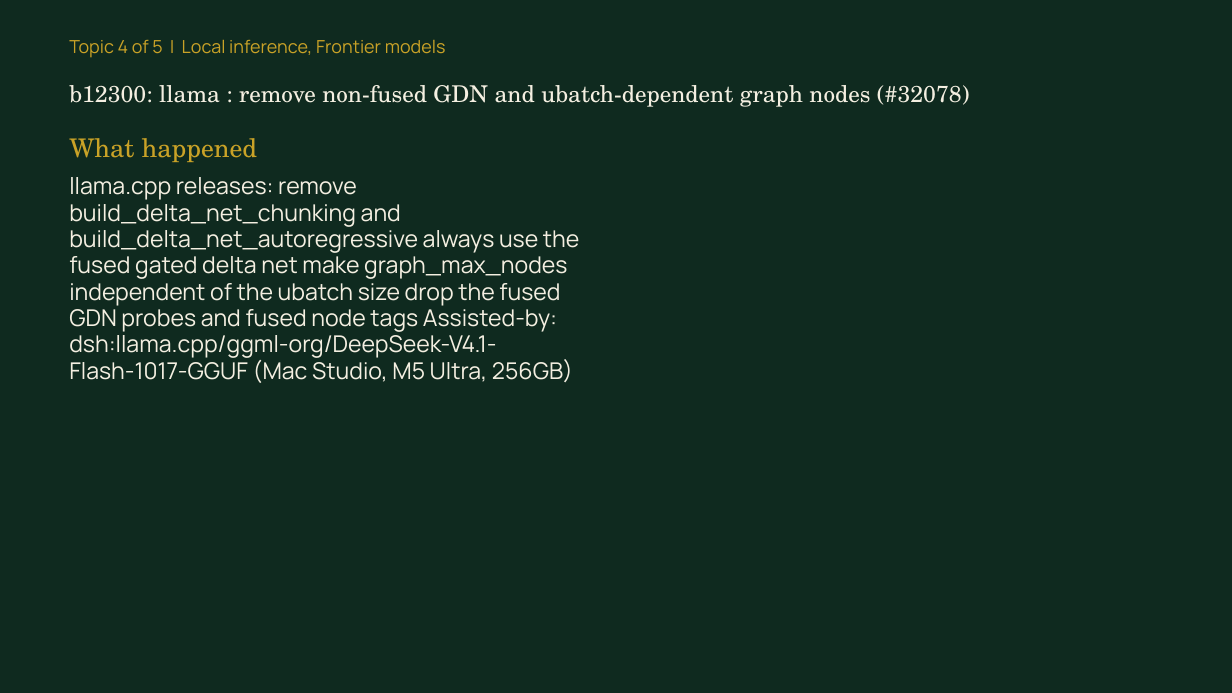
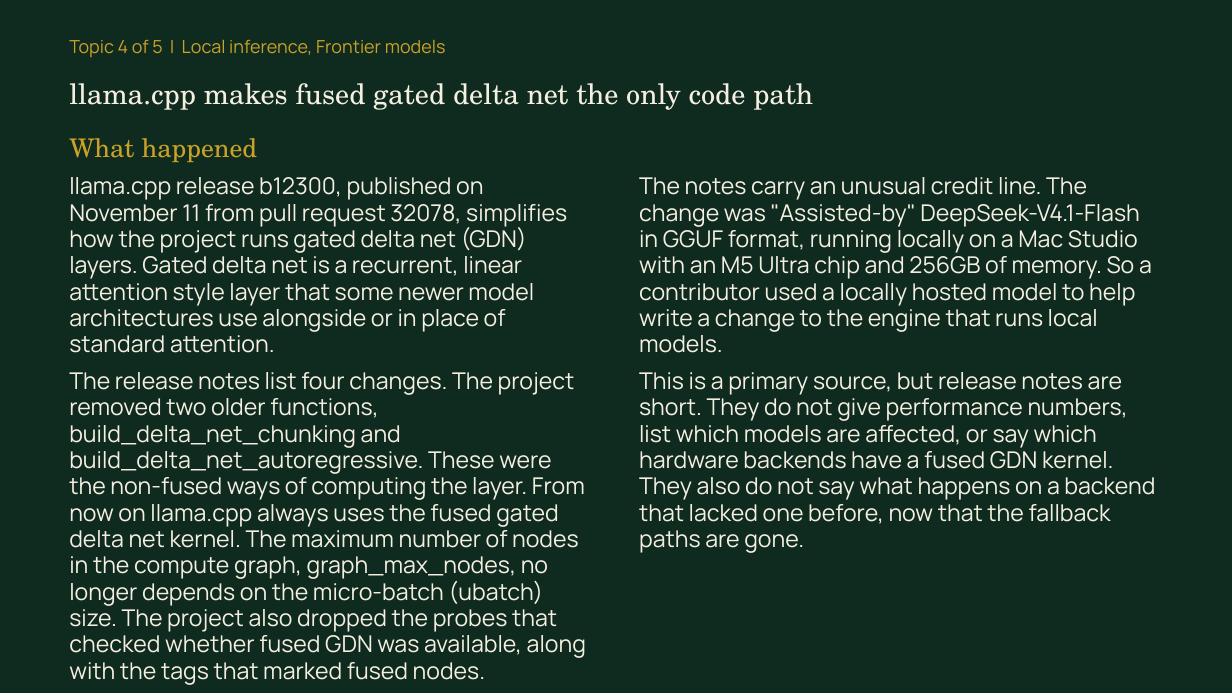
Before and after one commit to syb-code/news-digest, a slide deck: slide 11 of docs/learn/2026-11-11/briefing.pptx. Drawn at 1232x693 pixels with LibreOffice and Linux fonts; fonts in the diff are those of the drawing. Boxes give left, top, right and bottom in pixels: in the first picture for what was removed or moved away, otherwise in the second. Text is boxed around its words. In the diff, an @@ line names an element or a change of style, - is before the commit and + after.

```diff
--- a/docs/learn/2026-11-11/briefing.pptx
+++ b/docs/learn/2026-11-11/briefing.pptx
@@ text at bbox=[69, 83, 813, 110]: text changed; size 18 to 22 pt @@
-b12300: llama : remove non-fused GDN and ubatch-dependent graph nodes (#32078)
+llama.cpp makes fused gated delta net the only code path
@@ text at bbox=[69, 177, 586, 680]: text changed @@
-llama.cpp releases: remove build_delta_net_chunking and build_delta_net_autoregressive always use the fused gated delta net make graph_max_nodes independent of the ubatch size drop the fused GDN probes and fused node tags Assisted-by: dsh:llama.cpp/ggml-org/DeepSeek-V4.1-Flash-1017-GGUF (Mac Studio, M5 Ultra, 256GB)
+llama.cpp release b12300, published on November 11 from pull request 32078, simplifies how the project runs gated delta net (GDN) layers. Gated delta net is a recurrent, linear attention style layer that some newer model architectures use alongside or in place of standard attention.
+The release notes list four changes. The project removed two older functions, build_delta_net_chunking and build_delta_net_autoregressive. These were the non-fused ways of computing the layer. From now on llama.cpp always uses the fused gated delta net kernel. The maximum number of nodes in the compute graph, graph_max_nodes, no longer depends on the micro-batch (ubatch) size. The project also dropped the probes that checked whether fused GDN was available, along with the tags that marked fused nodes.
@@ text added at bbox=[639, 177, 1155, 553], 18 pt, text #F4EFE1 @@
+The notes carry an unusual credit line. The change was "Assisted-by" DeepSeek-V4.1-Flash in GGUF format, running locally on a Mac Studio with an M5 Ultra chip and 256GB of memory. So a contributor used a locally hosted model to help write a change to the engine that runs local models.
+This is a primary source, but release notes are short. They do not give performance numbers, list which models are affected, or say which hardware backends have a fused GDN kernel. They also do not say what happens on a backend that lacked one before, now that the fallback paths are gone.
```
Also in this commit, not shown: 16 other slides changed, 5 other files.
